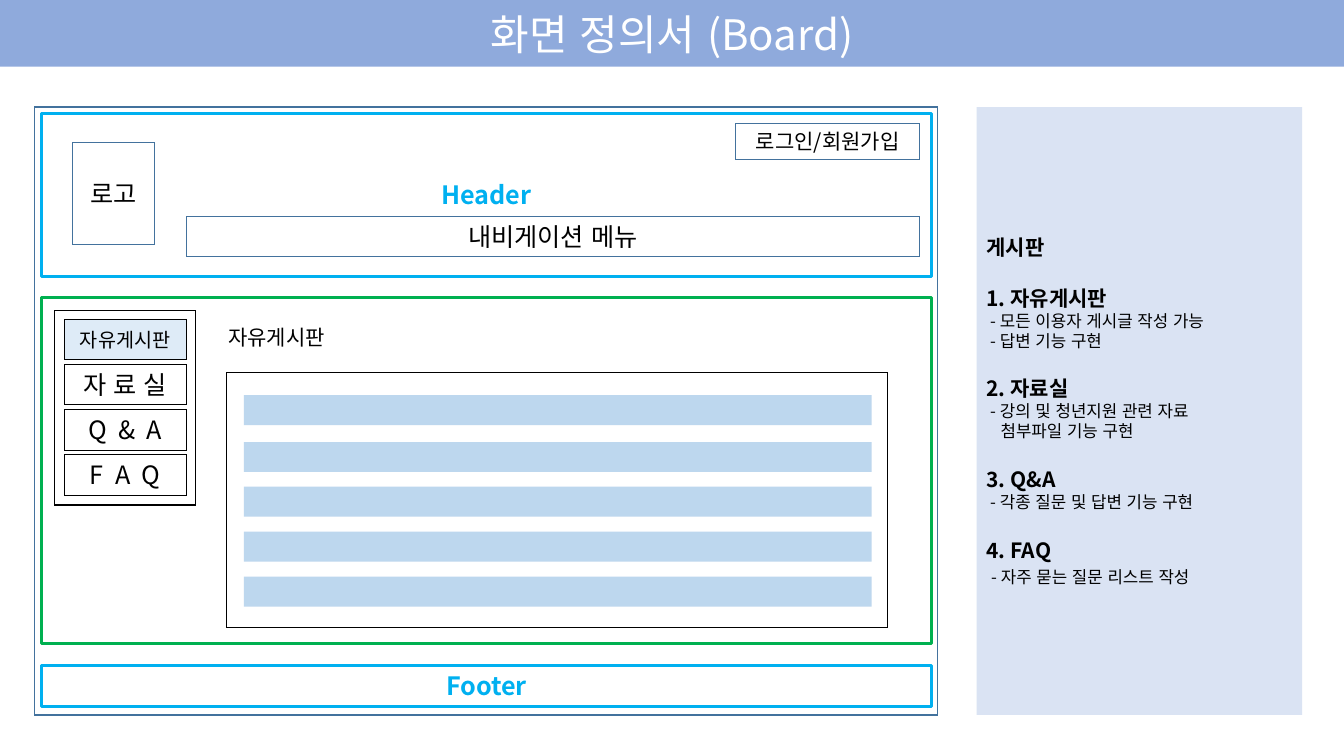
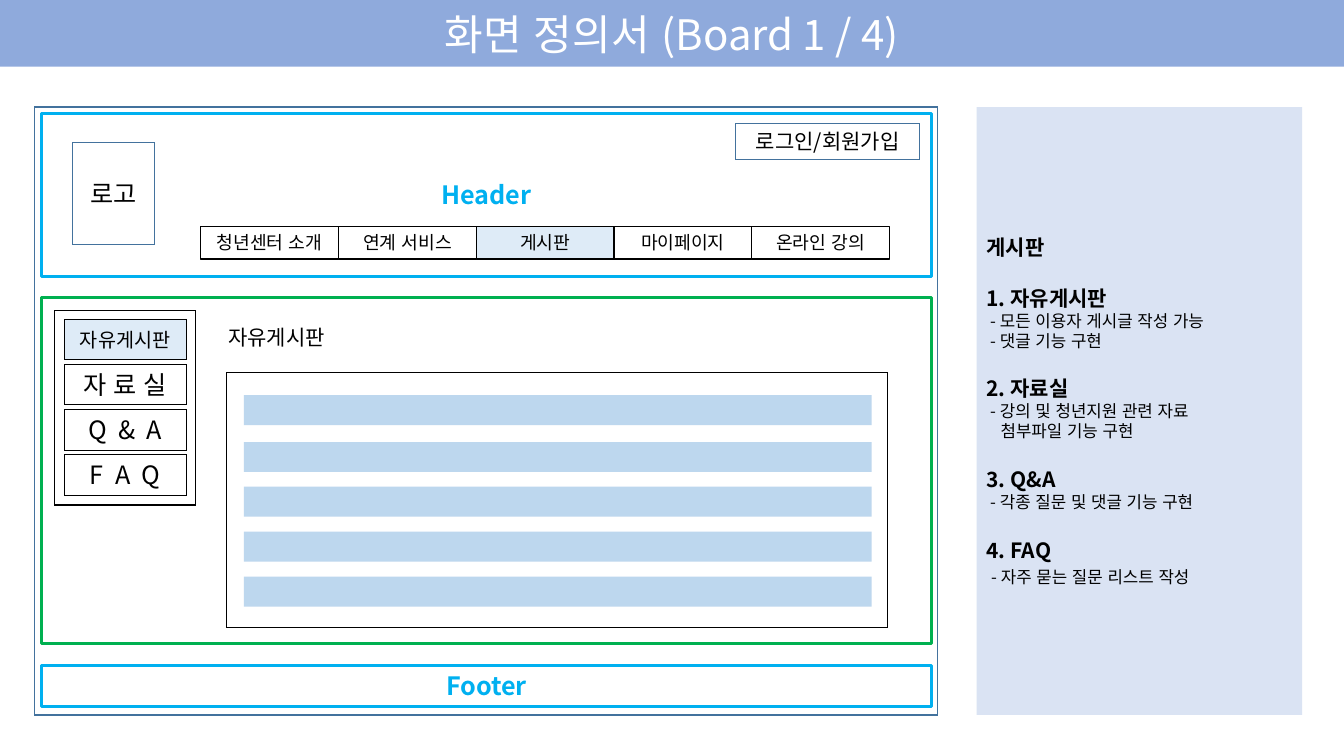
Before and after one commit to EODOHA/Youth_Project, a slide deck: slide 11 of 2조 프로젝트.pptx (slide 6 before the commit). Drawn at 1344x756 pixels with LibreOffice and Linux fonts; fonts in the diff are those of the drawing. Boxes give left, top, right and bottom in pixels: in the first picture for what was removed or moved away, otherwise in the second. Text is boxed around its words. In the diff, an @@ line names an element or a change of style, - is before the commit and + after.

```diff
--- a/2조 프로젝트.pptx
+++ b/2조 프로젝트.pptx
@@ text in rectangle at (445, 15, 899, 58): text changed @@
-화면 정의서 (Board)
+화면 정의서 (Board 1 / 4)
@@ rectangle removed at (187, 217, 920, 257) @@
-내비게이션 메뉴
@@ group added at (201, 227, 890, 259): 5 rectangles @@
+청년센터 소개
+연계 서비스
+게시판
+마이페이지
+온라인 강의
@@ text in rectangle at (1000, 333, 1102, 349): text changed @@
-- 답변 기능 구현
+- 댓글 기능 구현
@@ text in rectangle at (1000, 491, 1193, 510): text changed @@
-- 각종 질문 및 답변 기능 구현
+- 각종 질문 및 댓글 기능 구현
```
Also in this commit, not shown: 8 other slides changed, 27 slides added.
